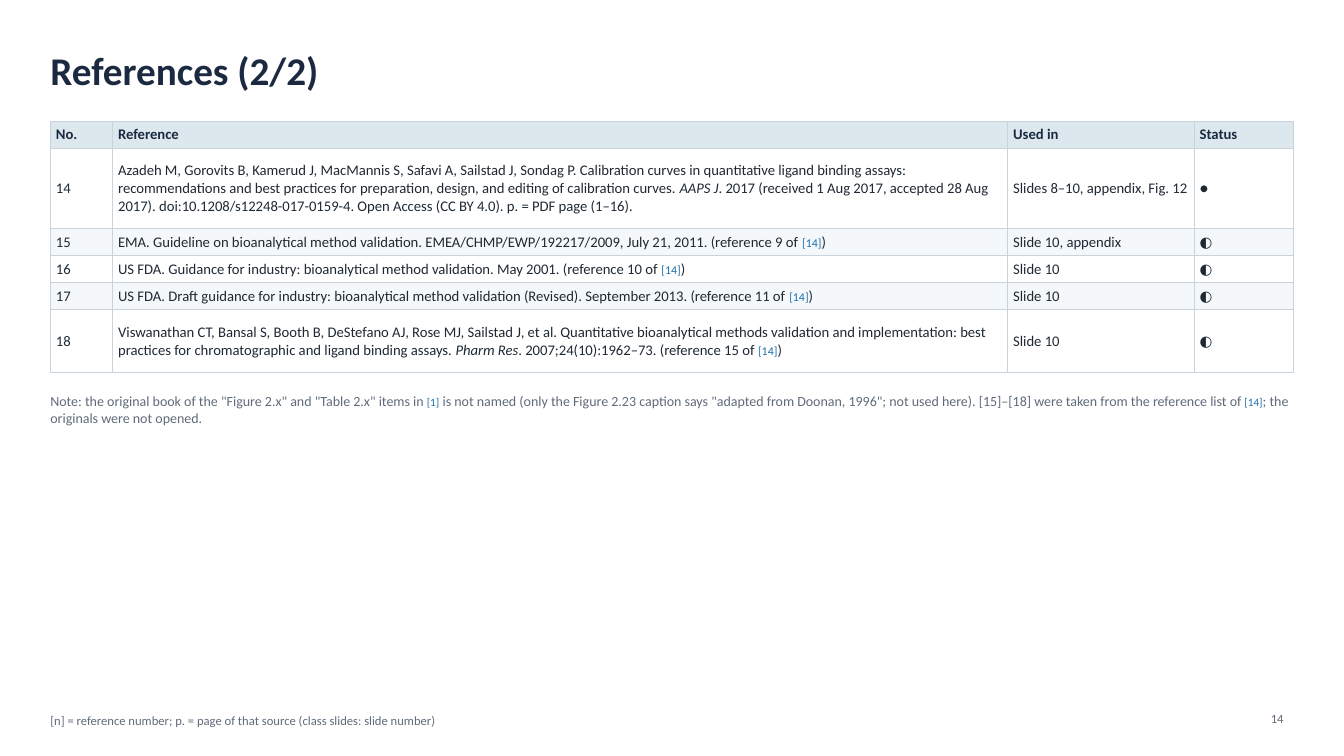
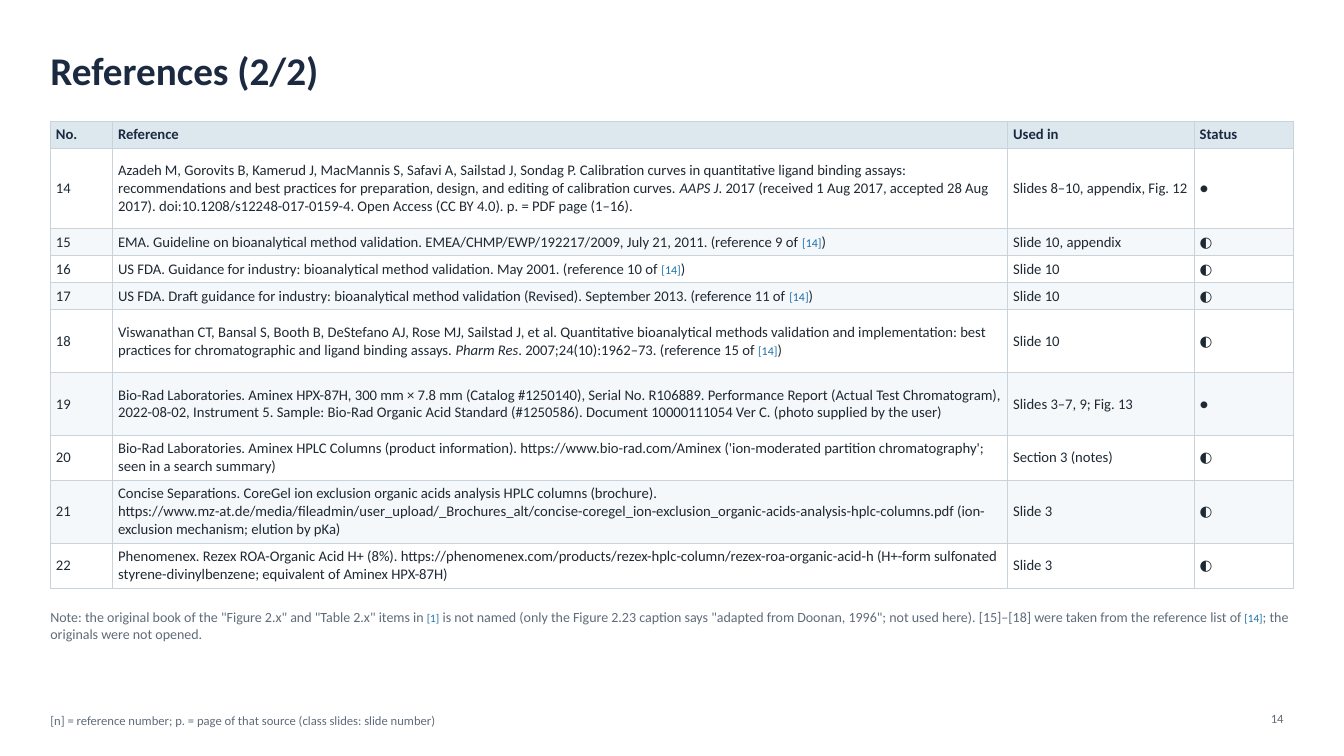
Before and after one commit to mingyu221/office, a slide deck: slide 14 of HPLC_formate_slides_EN.pptx. Drawn at 1344x756 pixels with LibreOffice and Linux fonts; fonts in the diff are those of the drawing. Boxes give left, top, right and bottom in pixels: in the first picture for what was removed or moved away, otherwise in the second. Text is boxed around its words. In the diff, an @@ line names an element or a change of style, - is before the commit and + after.

```diff
--- a/HPLC_formate_slides_EN.pptx
+++ b/HPLC_formate_slides_EN.pptx
@@ table at [50,121,1295,586] @@
+row 7: 19 | Bio-Rad Laboratories. Aminex HPX-87H, 300 mm × 7.8 mm (Catalog #1250140), Serial No. R106889. Performance Report (Actual Test Chromatogram), 2022-08-02, Instrument 5. Sample: Bio-Rad Organic Acid Standard (#1250586). Document 10000111054 Ver C. (photo supplied by the user) | Slides 3–7, 9; Fig. 13 | ●
+row 8: 20 | Bio-Rad Laboratories. Aminex HPLC Columns (product information). https://www.bio-rad.com/Aminex ('ion-moderated partition chromatography'; seen in a search summary) | Section 3 (notes) | ◐
+row 9: 21 | Concise Separations. CoreGel ion exclusion organic acids analysis HPLC columns (brochure). https://www.mz-at.de/media/fileadmin/user_upload/_Brochures_alt/concise-coregel_ion-exclusion_organic-acids-analysis-hplc-columns.pdf (ion-exclusion mechanism; elution by pKa) | Slide 3 | ◐
+row 10: 22 | Phenomenex. Rezex ROA-Organic Acid H+ (8%). https://phenomenex.com/products/rezex-hplc-column/rezex-roa-organic-acid-h (H+-form sulfonated styrene-divinylbenzene; equivalent of Aminex HPX-87H) | Slide 3 | ◐
@@ text "Note: the original book of ...": place and size @@
-text "Note: the original book of ..." at [50,396,1289,426]
+text "Note: the original book of ..." at [50,612,1289,642]
```
Also in this commit, not shown: 7 other slides changed, 1 slide added, 3 other files.
